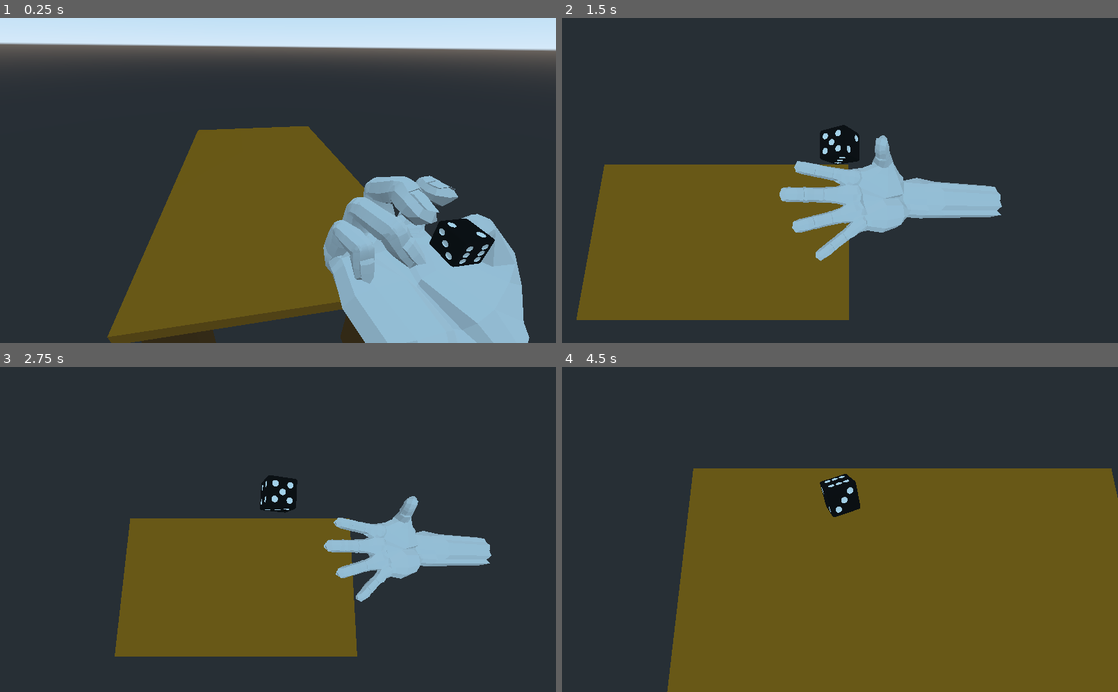
Above: before the commit, frames 1-4 (two rows, left to right).
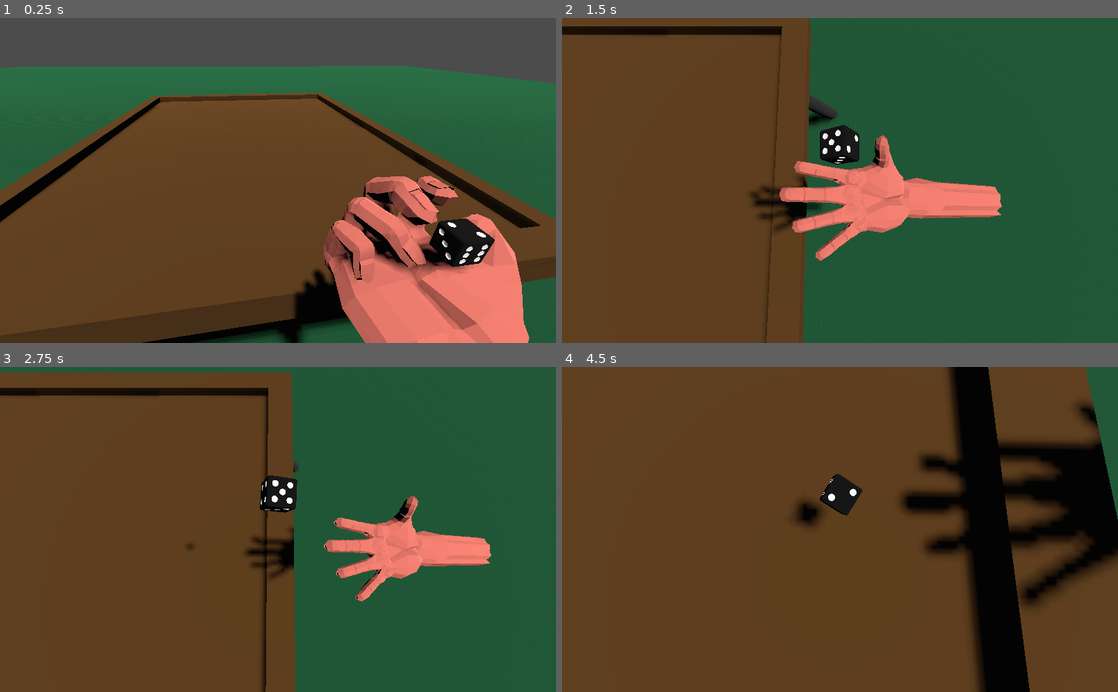
Above: after the commit, the same moments.

Repository: FreekDS/GMTK-Jam-2022-Fairplay
Game: Godot game, scene res://game.tscn
Same seed, same stepped clock (60 frames per second), same inputs: the game is played once before the commit and once after it.
Inputs (mouse positions are in pixels of both pictures, inside the frame that each line leads up to):
- Up to frame 1 (0.25 s): no input
- Up to frame 2 (1.5 s): tap Enter (ui_accept) at 0.5, 0.77 s; move the mouse to (962, 164) at 0.52 s; press the mouse at (962, 164) at 0.53 s; move the mouse to (728, 196) at 1.27 s; release the mouse at (728, 196) at 1.28 s; tap E (slowmo) at 1.35 s
- Up to frame 3 (2.75 s): tap Enter (ui_accept) at 1.52 s; move the mouse to (333, 458) at 2.02 s; press the mouse at (333, 458) at 2.03 s
- Up to frame 4 (4.5 s): move the mouse to (812, 594) at 2.77 s; release the mouse at (812, 594) at 2.78 s; tap E (slowmo) at 2.85, 4.35 s; tap Enter (ui_accept) at 3.02, 3.77 s; move the mouse to (1006, 578) at 3.52 s; press the mouse at (1006, 578) at 3.53 s; move the mouse to (673, 480) at 4.27 s; release the mouse at (673, 480) at 4.28 s

The runs differ from the first frame. In frame 1, 85% of the frame differs, in the area x 0-100%, y 0-100%; in frame 2, 99%; in frame 3, 99%; in frame 4, 100%.

Commit message:
Meshes :)

Diff:
--- a/game.tscn
+++ b/game.tscn
@@ -7,17 +7,29 @@
 [ext_resource path="res://scripts/DiceCam.gd" type="Script" id=5]
 [ext_resource path="res://scripts/StartCam.gd" type="Script" id=6]
 
+[sub_resource type="CubeMesh" id=1]
+size = Vector3( 100, 2, 100 )
+
+[sub_resource type="SpatialMaterial" id=2]
+albedo_color = Color( 0.054902, 0.282353, 0.156863, 1 )
+
+[sub_resource type="ConcavePolygonShape" id=3]
+data = PoolVector3Array( -50, 1, 50, 50, 1, 50, -50, -1, 50, 50, 1, 50, 50, -1, 50, -50, -1, 50, 50, 1, -50, -50, 1, -50, 50, -1, -50, -50, 1, -50, -50, -1, -50, 50, -1, -50, 50, 1, 50, 50, 1, -50, 50, -1, 50, 50, 1, -50, 50, -1, -50, 50, -1, 50, -50, 1, -50, -50, 1, 50, -50, -1, -50, -50, 1, 50, -50, -1, 50, -50, -1, -50, 50, 1, 50, -50, 1, 50, 50, 1, -50, -50, 1, 50, -50, 1, -50, 50, 1, -50, -50, -1, 50, 50, -1, 50, -50, -1, -50, 50, -1, 50, 50, -1, -50, -50, -1, -50 )
+
+[sub_resource type="Environment" id=4]
+
 [node name="Game" type="Spatial"]
 script = ExtResource( 3 )
 
 [node name="StartCam" type="Camera" parent="."]
 transform = Transform( 0.158311, -0.494922, 0.854395, 0.0102236, 0.866082, 0.499798, -0.987336, -0.0703883, 0.14217, 6.82444, 3.55013, 0.670303 )
 current = true
+far = 8192.0
 script = ExtResource( 6 )
 DiceCam = NodePath("../DiceCam")
 
 [node name="Table" parent="." groups=["table"] instance=ExtResource( 1 )]
-transform = Transform( 1, 0, 0, 0, 1, 0, 0, 0, 1, 2.17612, -0.804432, 0.320777 )
+transform = Transform( -3.49691e-08, 0, 0.8, 0, 0.8, 0, -0.8, 0, -3.49691e-08, -18.4732, -4.931, 0 )
 
 [node name="Dice" parent="." instance=ExtResource( 4 )]
 transform = Transform( 1, 0, 0, 0, 1, 0, 0, 0, 1, 5.12203, 1.7, -1.87075 )
@@ -25,6 +37,7 @@
 
 [node name="DiceCam" type="Camera" parent="."]
 transform = Transform( 1, 0, 0, 0, 0.173648, 0.984808, 0, -0.984808, 0.173648, 0, 0, 0 )
+far = 8192.0
 script = ExtResource( 5 )
 dice = NodePath("../Dice")
 diceOffset = Vector3( 0, 3, 1 )
@@ -32,5 +45,25 @@
 [node name="Hand" parent="." instance=ExtResource( 2 )]
 transform = Transform( -4.37114e-08, 0, 1, 0, 1, 0, -1, 0, -4.37114e-08, 10.5683, 0.581873, -1.76025 )
 
+[node name="Floor" type="StaticBody" parent="."]
+transform = Transform( 5, 0, 0, 0, 1, 0, 0, 0, 5, 0, 0, 0 )
+
+[node name="MeshInstance" type="MeshInstance" parent="Floor"]
+transform = Transform( 1, 0, 0, 0, 1, 0, 0, 0, 1, -18.0615, -20.6996, 0 )
+mesh = SubResource( 1 )
+material/0 = SubResource( 2 )
+
+[node name="CollisionShape" type="CollisionShape" parent="Floor"]
+transform = Transform( 1, 0, 0, 0, 1, 0, 0, 0, 1, -18.0615, -20.6996, 0 )
+shape = SubResource( 3 )
+
+[node name="DirectionalLight" type="DirectionalLight" parent="."]
+transform = Transform( -0.906372, -0.0204898, 0.421983, 0.42248, -0.0419794, 0.9054, -0.000836845, 0.998908, 0.0467055, 0, 26.7864, 0 )
+light_energy = 1.5
+shadow_enabled = true
+
+[node name="WorldEnvironment" type="WorldEnvironment" parent="."]
+environment = SubResource( 4 )
+
 [connection signal="thrown" from="Hand" to="StartCam" method="_on_Hand_thrown"]
 [connection signal="thrown" from="Hand" to="Dice" method="_on_Hand_thrown"]
--- /dev/null
+++ b/materials/tablepoot.tres
@@ -0,0 +1,5 @@
+[gd_resource type="SpatialMaterial" format=2]
+
+[resource]
+albedo_color = Color( 0.215686, 0.215686, 0.215686, 1 )
+metallic = 0.5
--- /dev/null
+++ b/materials/tabletop.tres
@@ -0,0 +1,4 @@
+[gd_resource type="SpatialMaterial" format=2]
+
+[resource]
+albedo_color = Color( 0.305882, 0.188235, 0.0431373, 1 )
--- a/mesh/handMesh.tscn
+++ b/mesh/handMesh.tscn
@@ -1,8 +1,12 @@
-[gd_scene load_steps=2 format=2]
+[gd_scene load_steps=3 format=2]
 
 [ext_resource path="res://mesh/hand.gltf" type="PackedScene" id=1]
+[ext_resource path="res://materials/Hand.tres" type="Material" id=2]
 
 [node name="hand" instance=ExtResource( 1 )]
+
+[node name="hand" parent="Armature/Skeleton" index="0"]
+material/0 = ExtResource( 2 )
 
 [node name="AnimationPlayer" parent="." index="1"]
 reset_on_save = false
--- /dev/null
+++ b/mesh/tableMesh.tscn
@@ -0,0 +1,22 @@
+[gd_scene load_steps=4 format=2]
+
+[ext_resource path="res://mesh/table.gltf" type="PackedScene" id=1]
+[ext_resource path="res://materials/tabletop.tres" type="Material" id=2]
+[ext_resource path="res://materials/tablepoot.tres" type="Material" id=3]
+
+[node name="table" instance=ExtResource( 1 )]
+
+[node name="Cube" parent="." index="0"]
+material/0 = ExtResource( 2 )
+
+[node name="Cylinder" parent="." index="1"]
+material/0 = ExtResource( 3 )
+
+[node name="Cylinder001" parent="." index="2"]
+material/0 = ExtResource( 3 )
+
+[node name="Cylinder002" parent="." index="3"]
+material/0 = ExtResource( 3 )
+
+[node name="Cylinder003" parent="." index="4"]
+material/0 = ExtResource( 3 )
--- a/scenes/Table.tscn
+++ b/scenes/Table.tscn
@@ -1,9 +1,10 @@
-[gd_scene load_steps=7 format=2]
+[gd_scene load_steps=10 format=2]
 
 [ext_resource path="res://scenes/Table.gd" type="Script" id=1]
+[ext_resource path="res://mesh/tableMesh.tscn" type="PackedScene" id=2]
 
 [sub_resource type="BoxShape" id=5]
-extents = Vector3( 5.94974, 0.247917, 3.36534 )
+extents = Vector3( 18.076, 0.247917, 23.5507 )
 
 [sub_resource type="CubeMesh" id=1]
 size = Vector3( 11.051, 0.268, 6.473 )
@@ -17,6 +18,12 @@
 [sub_resource type="SpatialMaterial" id=4]
 albedo_color = Color( 0.407843, 0.25098, 0.0352941, 1 )
 
+[sub_resource type="BoxShape" id=6]
+extents = Vector3( 1, 1, 25.2916 )
+
+[sub_resource type="BoxShape" id=7]
+extents = Vector3( 17.941, 1.13992, 1 )
+
 [node name="StaticBody" type="StaticBody"]
 script = ExtResource( 1 )
 
@@ -24,11 +31,12 @@
 transform = Transform( 1, 0, 0, 0, 1, 0, 0, 0, 1, 0, 0.0351388, 0 )
 
 [node name="collider" type="CollisionShape" parent="Area"]
-transform = Transform( 1, 0, 0, 0, 1, 0, 0, 0, 1, -3.7075, 0, -0.514629 )
+transform = Transform( 1, 0, 0, 0, 1, 0, 0, 0, 1, -0.26, -0.054, -0.515 )
 shape = SubResource( 5 )
 
 [node name="Table" type="MeshInstance" parent="."]
 transform = Transform( 1, 0, 0, 0, 1, 0, 0, 0, 1, -3.32, 0.031, -0.465 )
+visible = false
 mesh = SubResource( 1 )
 material/0 = SubResource( 2 )
 
@@ -52,8 +60,29 @@
 mesh = SubResource( 3 )
 material/0 = SubResource( 4 )
 
-[node name="collider" type="CollisionShape" parent="."]
-transform = Transform( 1, 0, 0, 0, 1, 0, 0, 0, 1, -3.7075, 0, -0.514629 )
+[node name="Edges" type="StaticBody" parent="."]
+transform = Transform( 1, 0, 0, 0, 1, 0, 0, 0, 1, -0.26, -0.054, -0.515 )
+
+[node name="CollisionShape3" type="CollisionShape" parent="Edges"]
+transform = Transform( 1, 0, 0, 0, 1, 0, 0, 0, 1, 18.245, 0.15362, 0.492851 )
+shape = SubResource( 6 )
+
+[node name="CollisionShape2" type="CollisionShape" parent="Edges"]
+transform = Transform( 1, 0, 0, 0, 1, 0, 0, 0, 1, -17.7246, 0.0768099, 0.438747 )
+shape = SubResource( 6 )
+
+[node name="CollisionShape" type="CollisionShape" parent="Edges"]
+transform = Transform( 1, 0, 0, 0, 1, 0, 0, 0, 1, 0, -0.0724974, 24.862 )
+shape = SubResource( 7 )
+
+[node name="CollisionShape4" type="CollisionShape" parent="Edges"]
+transform = Transform( 1, 0, 0, 0, 1, 0, 0, 0, 1, 0, -0.0724974, -23.6983 )
+shape = SubResource( 7 )
+
+[node name="collider_top" type="CollisionShape" parent="."]
+transform = Transform( 1, 0, 0, 0, 1, 0, 0, 0, 1, -0.26, -0.054, -0.515 )
 shape = SubResource( 5 )
 
+[node name="table" parent="." instance=ExtResource( 2 )]
+
 [connection signal="body_entered" from="Area" to="." method="_on_Area_body_entered"]
Not shown: 1 places in game.tscn that only renumber resources
